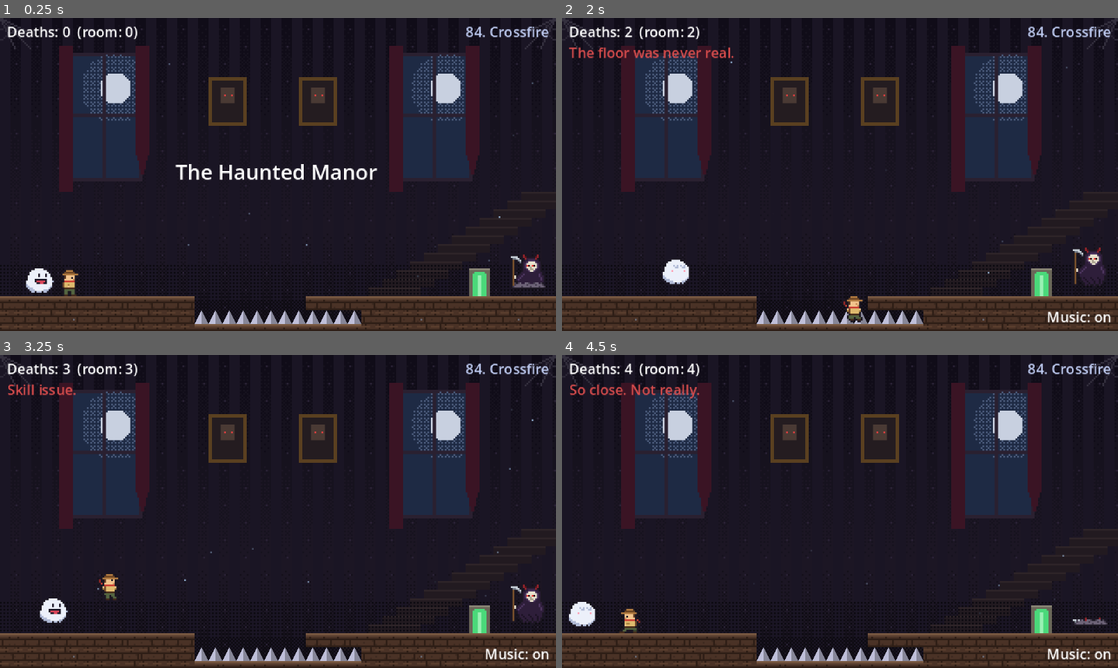
Above: before the commit, frames 1-4 (two rows, left to right).
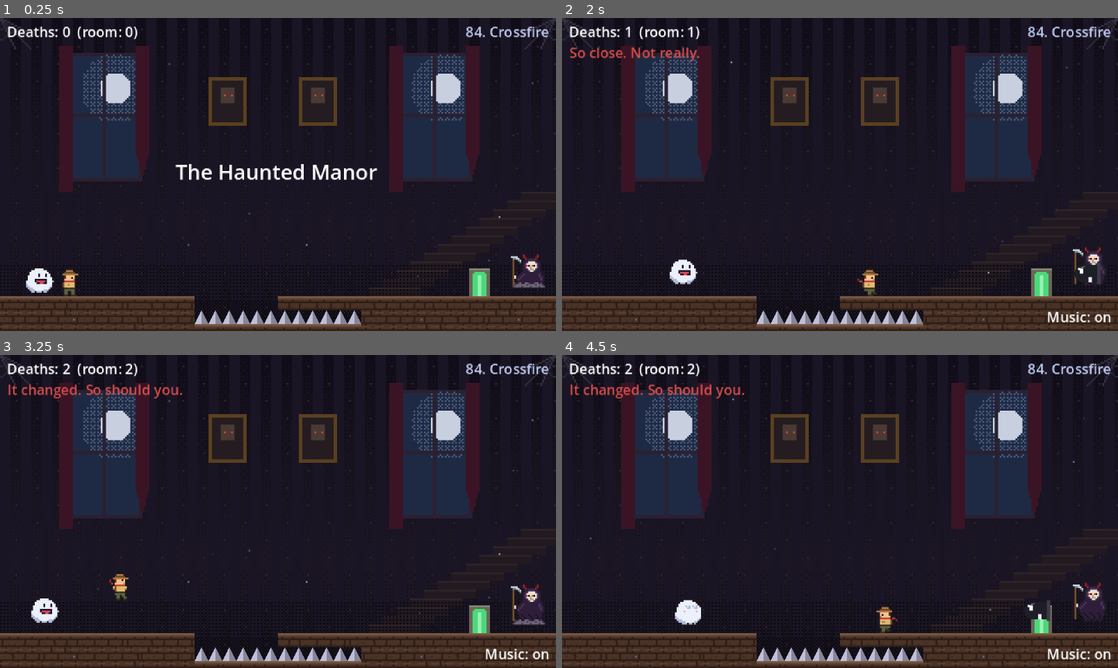
Above: after the commit, the same moments.

Repository: anthony-developer-FS/evil-rage
Game: Godot game, scene res://scenes/rooms/room_84.tscn
Same seed, same stepped clock (60 frames per second), same inputs: the game is played once before the commit and once after it. This scene is started directly instead of the project's main scene. Sound files missing from this copy of the repository are replaced by a short silence.
Inputs:
- Up to frame 1 (0.25 s): no input
- Up to frame 2 (2 s): hold M (toggle_music) 0.53-1.28 s; hold D (move_right) from 0.53 s (still down); tap Space (jump) at 0.77, 1.52 s; tap M (toggle_music) at 1.35 s
- Up to frame 3 (3.25 s): release D (move_right) at 2.03 s; hold A (move_left) 2.03-2.78 s; hold M (toggle_music) 2.03-2.78 s; hold D (move_right) from 2.78 s (still down); tap M (toggle_music) at 2.85 s; tap Space (jump) at 3.02 s
- Up to frame 4 (4.5 s): hold M (toggle_music) 3.53-4.28 s; tap Space (jump) at 3.77 s; release D (move_right) at 4.28 s; hold A (move_left) from 4.28 s (still down); tap M (toggle_music) at 4.35 s

The runs differ from the first frame. In frame 1, 0.2% of the frame differs, in the area x 50-55%, y 88-94%; in frame 2, 1.4%; in frame 3, 1.6%; in frame 4, 2.4%, in the area x 1-99%, y 2-94%.

Commit message:
Widen room 84's ferry so hopping a bullet on it lands back on it
Co-Authored-By: Claude Opus 5.5 (1M context) <noreply@anthropic.com>
Claude-Session: https://claude.ai/code/session_01Gmm1c7ggipwYq9eZWpfZ8r

Diff:
--- a/scenes/rooms/room_84.tscn
+++ b/scenes/rooms/room_84.tscn
@@ -53,9 +53,9 @@
 size = Vector2(96, 4)
 
 [node name="Ferry" parent="." instance=ExtResource("mover")]
-position = Vector2(176, 160)
-size = Vector2(32, 8)
-travel = Vector2(-64, 0)
+position = Vector2(160, 160)
+size = Vector2(48, 8)
+travel = Vector2(-48, 0)
 duration = 1.4
 loop = true
 pause = 0.8
@@ -68,10 +68,10 @@
 position = Vector2(304.5, 156.5)
 area = Rect2(304, 156, 1, 1)
 pattern = "b"
-interval = 0.9
+interval = 1.2
 windup = 0.35
 too_close = 0.0
-bullet_speed = 140.0
+bullet_speed = 110.0
 
 [node name="Spawn" type="Marker2D" parent="."]
 position = Vector2(40, 160)
--- a/tests/level_test.gd
+++ b/tests/level_test.gd
@@ -470,9 +470,9 @@
 	},
 	"room_84": {
 		# Face the ghost and hop his bullets while the ferry comes.
-		"solve": [["reflex", 30], ["right", 104], ["tap", "left"], ["idle", 470], ["right", 128], ["idle", 200],
+		"solve": [["reflex", 30], ["right", 104], ["tap", "left"], ["idle", 470], ["right", 148], ["idle", 200],
 			["reflex", 56], ["right", 400]],
-		"naive": [["reflex", 30], ["right", 104], ["idle", 470], ["right", 128], ["idle", 200], ["right", 400]],
+		"naive": [["reflex", 30], ["right", 104], ["idle", 470], ["right", 148], ["idle", 200], ["right", 400]],
 	},
 	"room_85": {
 		# Jump the first portal, which only goes back. Over the wall, duck each saw in a
